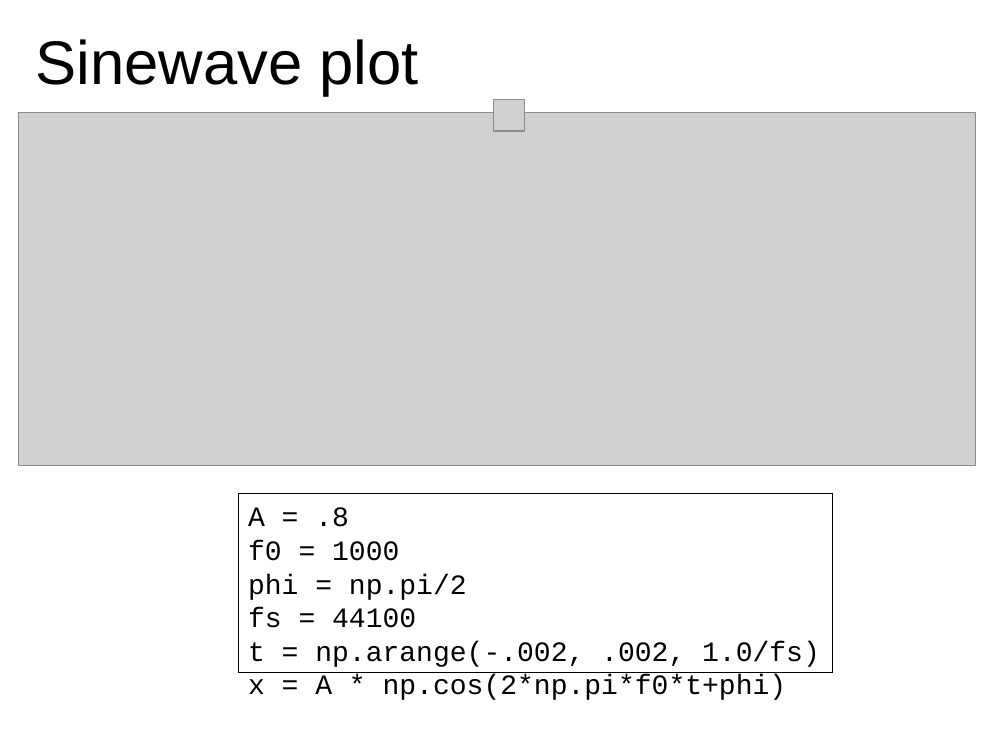
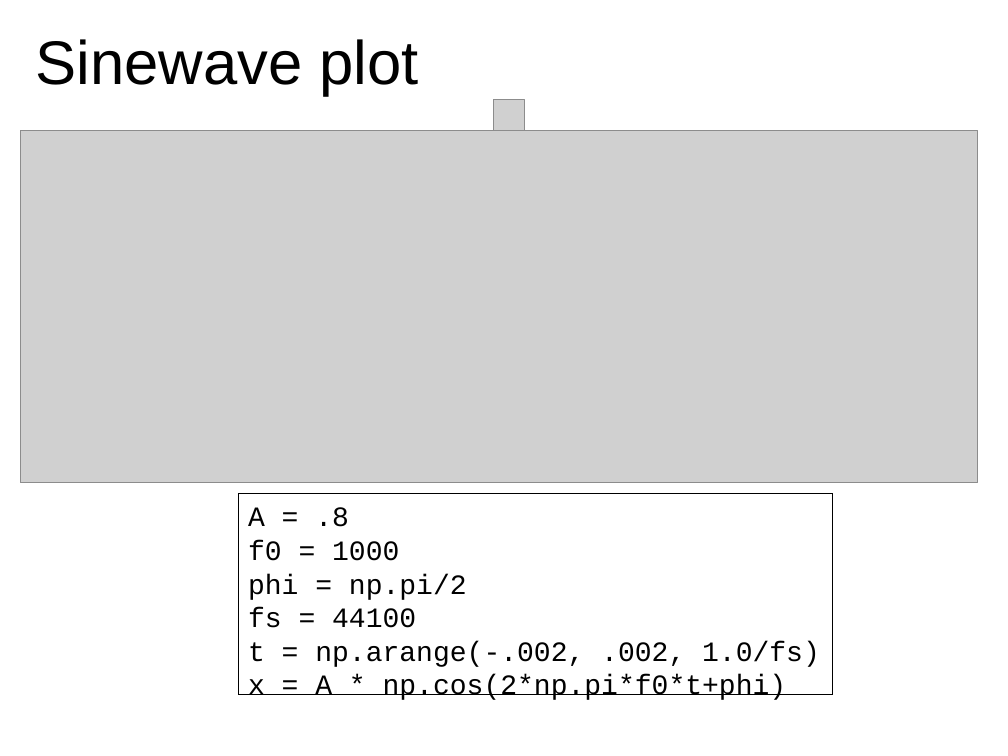
Before and after one commit to MTG/sms-tools, a slide deck: slide 4 of lectures/01-Introduction/1T4-Basic-mathematics.odp. Drawn at 1008x756 pixels with LibreOffice and Linux fonts; fonts in the diff are those of the drawing; grey boxes stand for pictures. Boxes give left, top, right and bottom in pixels: in the first picture for what was removed or moved away, otherwise in the second. Text is boxed around its words. In the diff, an @@ line names an element or a change of style, - is before the commit and + after.

Commit message:
changes in plot displays

```diff
--- a/lectures/01-Introduction/1T4-Basic-mathematics.odp
+++ b/lectures/01-Introduction/1T4-Basic-mathematics.odp
@@ picture: place and size @@
-picture at <box>18,113,976,466</box>
+picture at <box>20,130,978,483</box>
@@ rectangle "A = .8": place and size @@
-rectangle "A = .8" at <box>238,494,833,672</box>
+rectangle "A = .8" at <box>238,494,833,695</box>
```
Also in this commit, not shown: 3 other slides changed, 5 other files.
